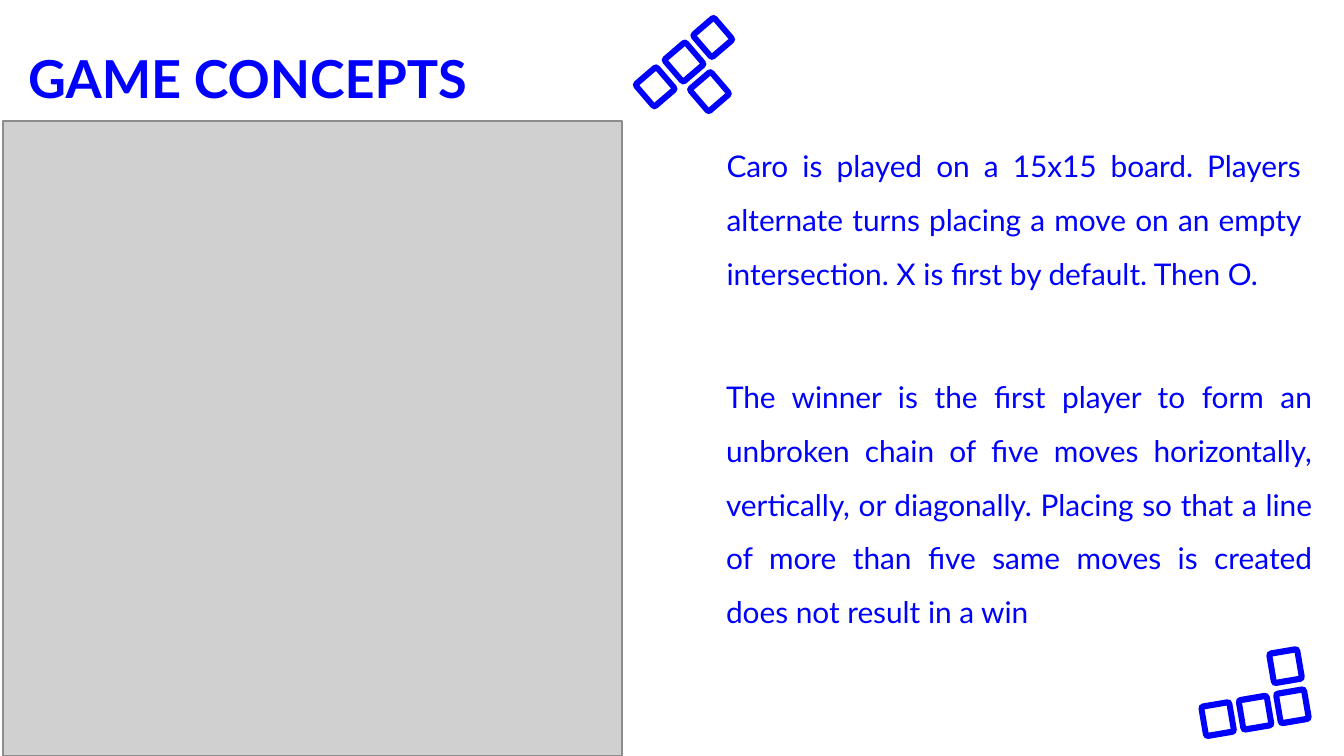
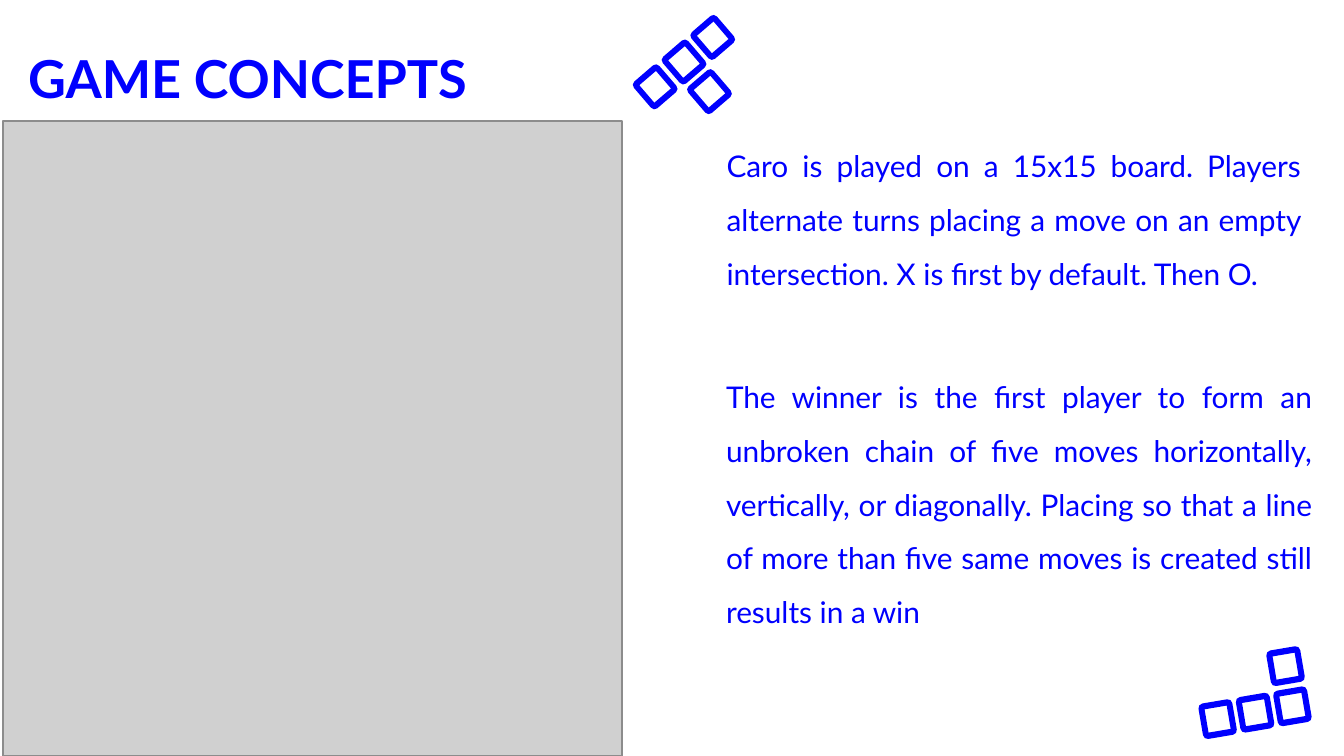
Before and after one commit to ntmchau2202/Network-Programming-20202, a slide deck: slide 4 of Presentation/week1-concepts/NP-group3-Caro-week1.pptx. Drawn at 1344x756 pixels with LibreOffice and Linux fonts; fonts in the diff are those of the drawing; grey boxes stand for pictures; background and template pictures are left out. Boxes give left, top, right and bottom in pixels: in the first picture for what was removed or moved away, otherwise in the second. Text is boxed around its words. In the diff, an @@ line names an element or a change of style, - is before the commit and + after.

```diff
--- a/Presentation/week1-concepts/NP-group3-Caro-week1.pptx
+++ b/Presentation/week1-concepts/NP-group3-Caro-week1.pptx
@@ text at box(726, 386, 1313, 624): text changed @@
-The winner is the first player to form an unbroken chain of five moves horizontally, vertically, or diagonally. Placing so that a line of more than five same moves is created does not result in a win
+The winner is the first player to form an unbroken chain of five moves horizontally, vertically, or diagonally. Placing so that a line of more than five same moves is created still results in a win
```
Also in this commit, not shown: 2 other slides changed.
